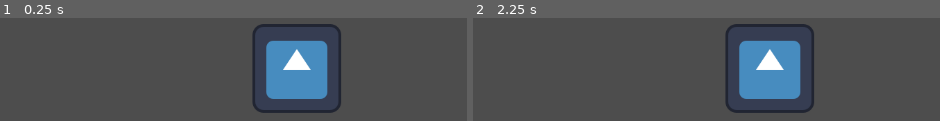
Above: before the commit, frames 1-2 (left to right).
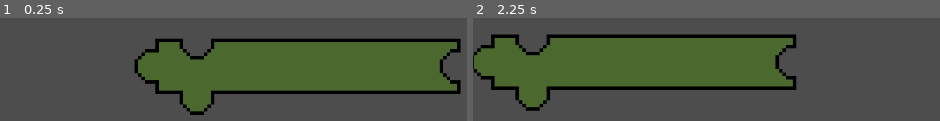
Above: after the commit, the same moments.

Repository: MoonBasedKas/pizzaProtocol
Game: Godot game, scene res://scenes/codeMenu.tscn
Two runs of this game, one before a commit and one after it. Both use one fixed random seed, a clock stepped at 60 frames per second and the inputs below. This scene is started directly instead of the project's main scene. The engine's default icon, where the game draws it, is replaced by a stand-in: a white triangle on a blue panel in a dark square.
Inputs (mouse positions are in pixels of both pictures, inside the frame that each line leads up to):
- Up to frame 1 (0.25 s): no input
- Up to frame 2 (2.25 s): tap Enter at 0.5, 2 s; move the mouse to (outside the picture) at 0.52 s; click (outside the picture) at 0.67 s; tap Space at 1.25 s; move the mouse to (outside the picture) at 1.27 s; click (outside the picture) at 1.42 s; move the mouse to (631, 64) at 2.02 s; click (631, 64) at 2.17 s

The runs differ from the first frame. In frame 1, 38% of the frame differs, in the area x 28-99%, y 5-95%; in frame 2, 40%, in the area x 0-74%, y 5-93%.

Commit message:
Added generic sprite

Diff:
--- a/pizzaprotocol/codeBlocks/block.tscn
+++ b/pizzaprotocol/codeBlocks/block.tscn
@@ -1,7 +1,7 @@
 [gd_scene load_steps=5 format=3 uid="uid://k44tu0keq5af"]
 
 [ext_resource type="Script" uid="uid://btpu5spj2w11a" path="res://blockBehavior.gd" id="1_67hbe"]
-[ext_resource type="Texture2D" uid="uid://bnww66cu72mdf" path="res://icon.svg" id="1_tao1j"]
+[ext_resource type="Texture2D" uid="uid://dfgyvm6hhyugs" path="res://codeBlocks/blockSprites/GenericBlock.png" id="2_js6f4"]
 [ext_resource type="Script" uid="uid://cg31bk3e65llc" path="res://codeBlocks/block_sprite.gd" id="3_js6f4"]
 
 [sub_resource type="CircleShape2D" id="CircleShape2D_47x6e"]
@@ -11,7 +11,8 @@
 script = ExtResource("1_67hbe")
 
 [node name="blockSprite" type="Sprite2D" parent="."]
-texture = ExtResource("1_tao1j")
+position = Vector2(1, 37)
+texture = ExtResource("2_js6f4")
 script = ExtResource("3_js6f4")
 
 [node name="CollisionShape2D" type="CollisionShape2D" parent="."]
Binary file added: pizzaprotocol/codeBlocks/blockSprites/GenericBlock.png
Not shown, added: pizzaprotocol/codeBlocks/blockSprites/GenericBlock.png.import
